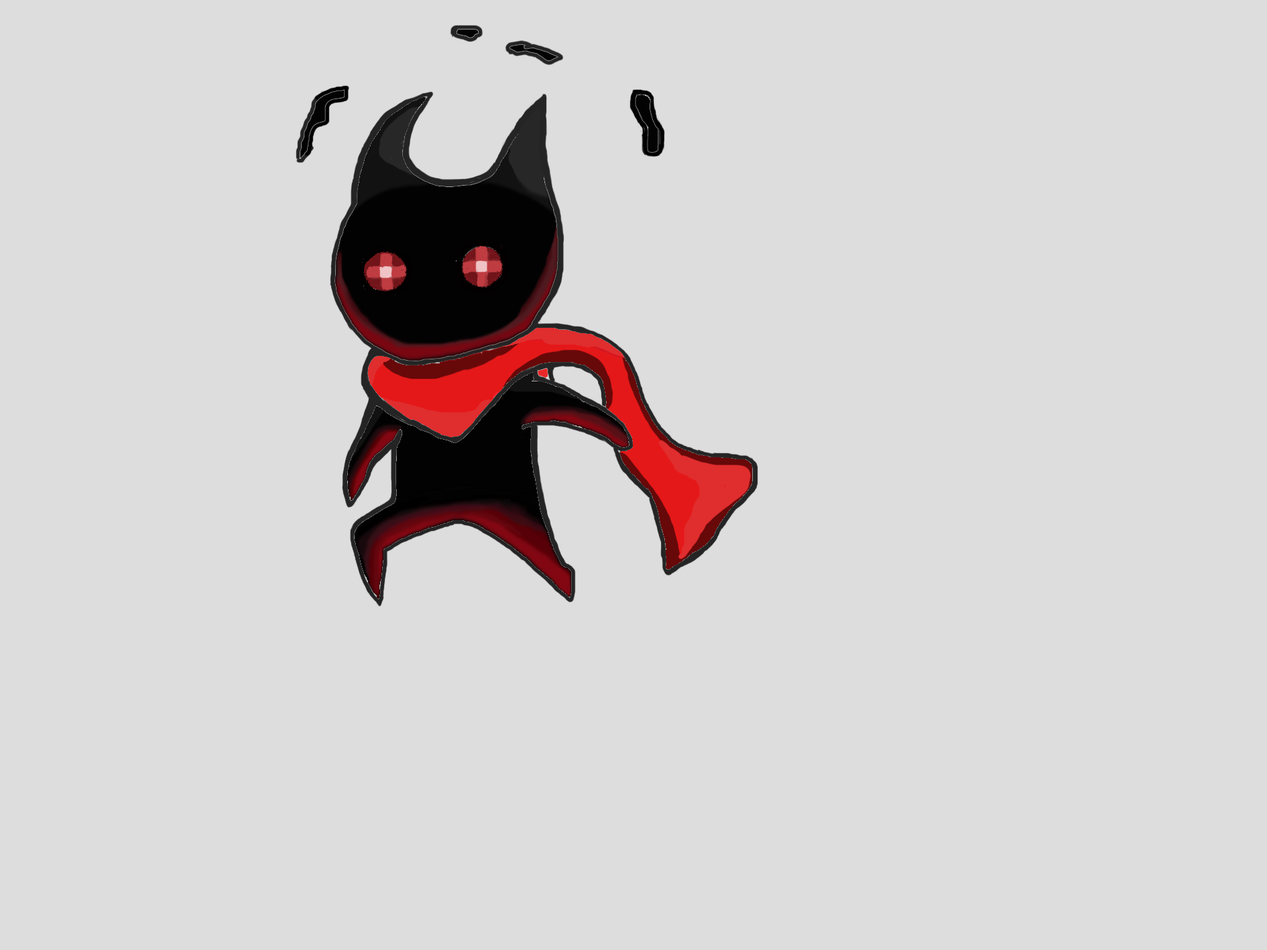
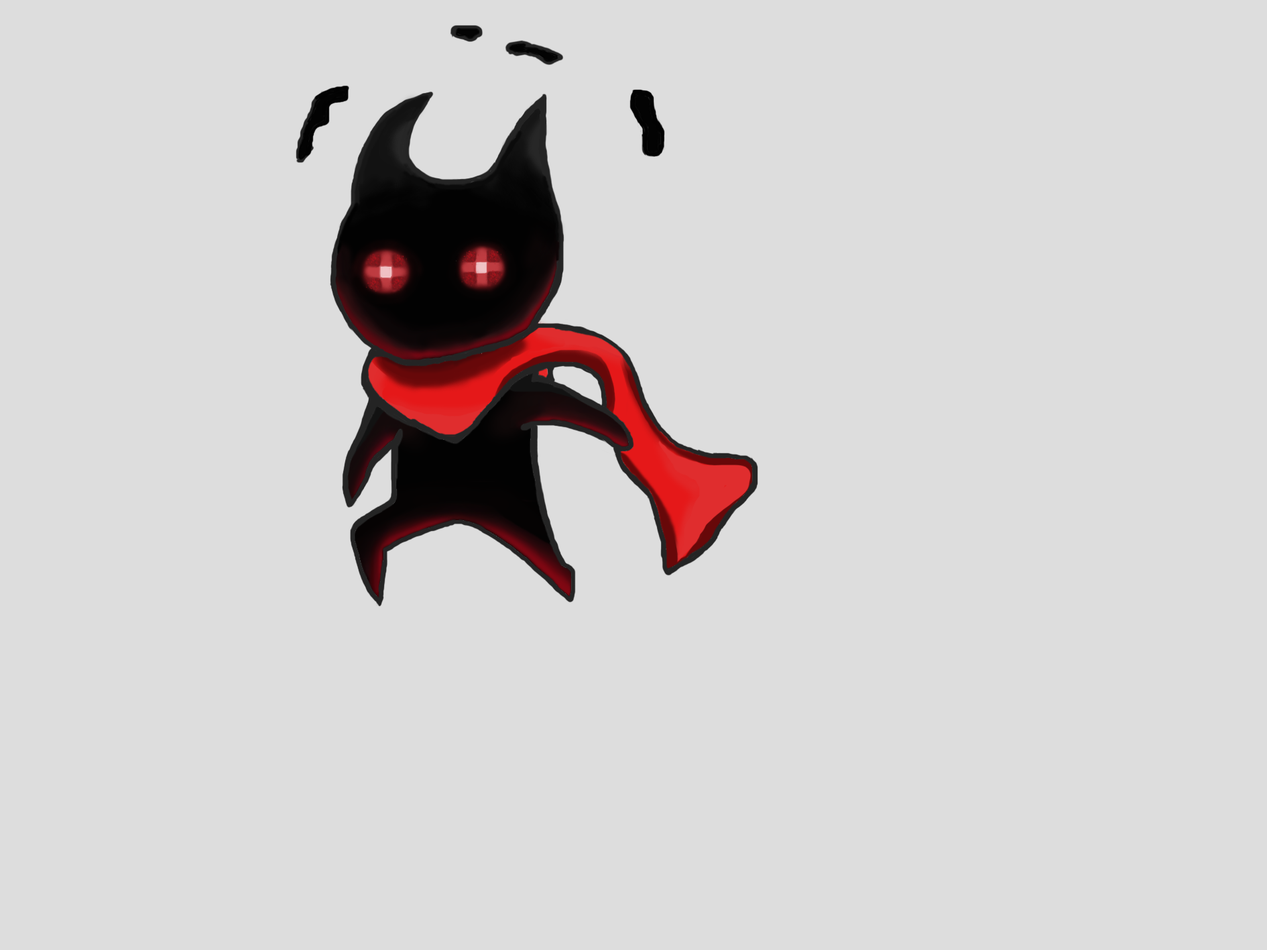
Two versions of the same layered image (w=1267, h=950). Layer-by-layer changes:
added layer "图层 9" above "图层 8" over 365, 249, 503, 292
added layer "图层 8" above "图层 6" over 297, 27, 754, 600
painted on "图层 6" over 344, 91, 723, 564
removed layer "图层 3" over 334, 222, 753, 599
added layer "图层 7" above "图层 2" over 334, 203, 753, 599
